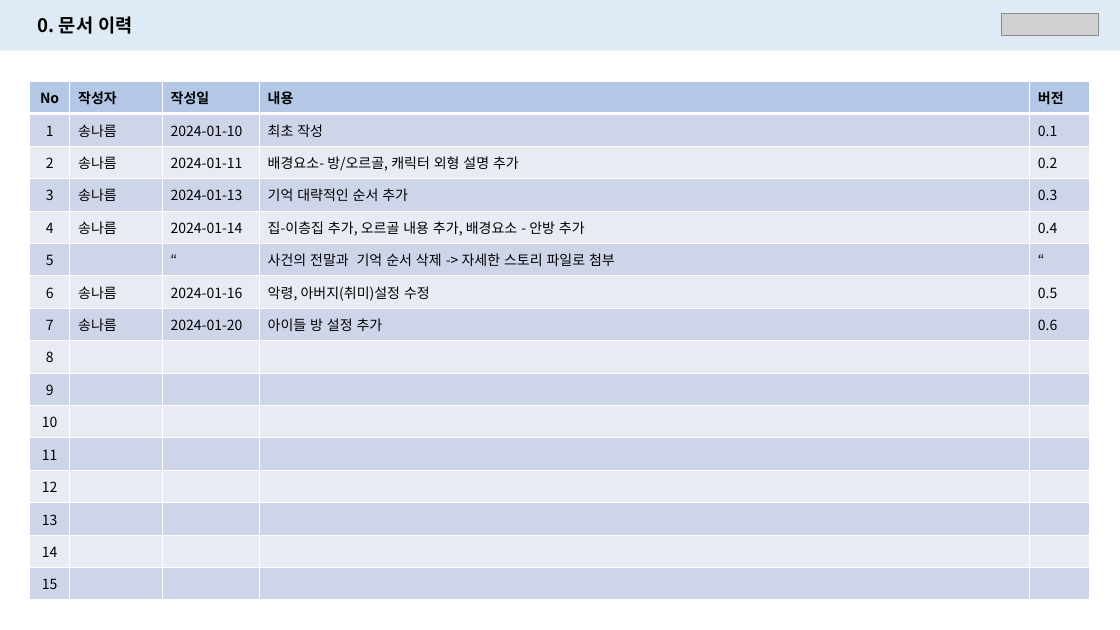
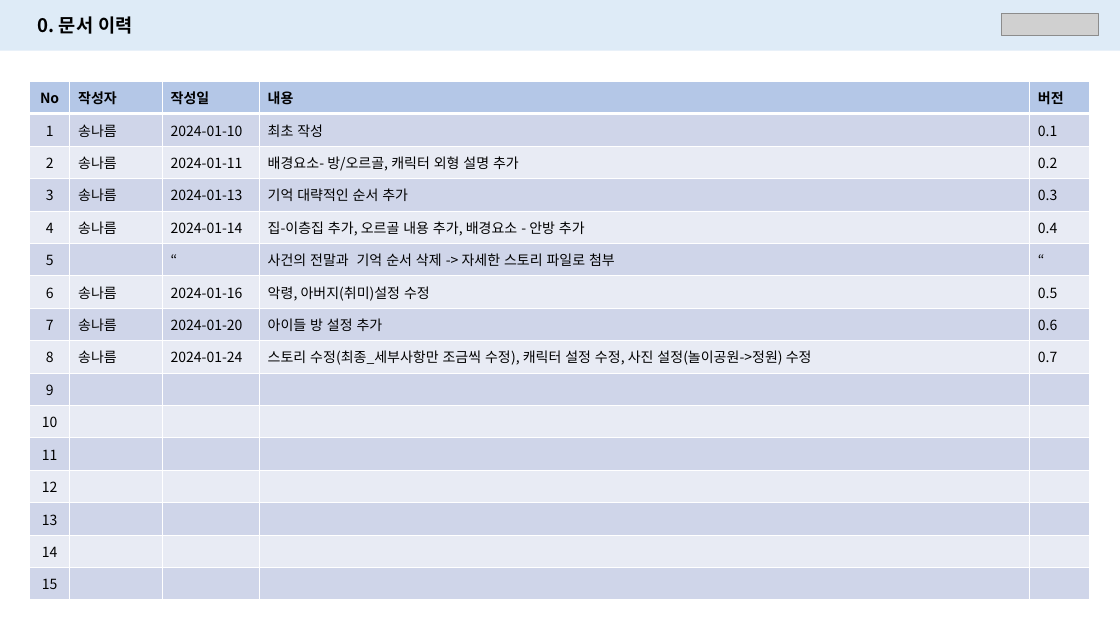
Before and after one commit to PerfectEgg/-Receivers, a slide deck: slide 3 of Doc/Story/캐릭터 설정_v1.02.pptx. Drawn at 1120x630 pixels with LibreOffice and Linux fonts; fonts in the diff are those of the drawing; grey boxes stand for pictures. Boxes give left, top, right and bottom in pixels: in the first picture for what was removed or moved away, otherwise in the second. Text is boxed around its words. In the diff, an @@ line names an element or a change of style, - is before the commit and + after.

Commit message:
[송나름]
# 스토리기획서
- version : 2024.01.23

```diff
--- a/Doc/Story/캐릭터 설정_v1.02.pptx
+++ b/Doc/Story/캐릭터 설정_v1.02.pptx
@@ table at <box>29,82,1091,600</box> @@
-row 9: 8 |  |  |  | 
+row 9: 8 | 송나름 | 2024-01-24 | 스토리 수정(최종_세부사항만 조금씩 수정), 캐릭터 설정 수정, 사진 설정(놀이공원->정원) 수정 | 0.7
```
Also in this commit, not shown: 8 other slides changed, 1 other file.
